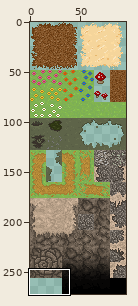
Sprite sheet, stored at pokeslend.gmx/background/images/TilesetBase.png. The first picture is a wide view before the edit; the outline marks the close-up.
Close-up. The starting point:
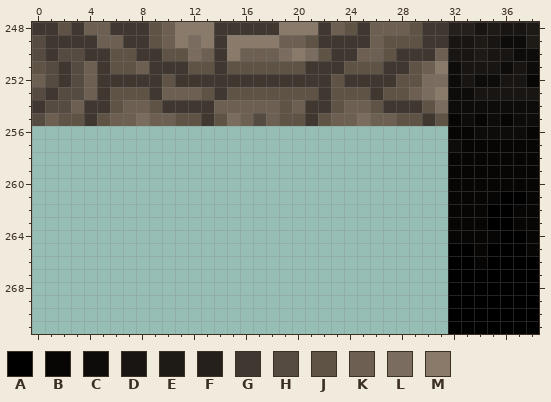
The file is 96x272 pixels. Colours within 5 levels of each other are drawn and written as one. Shown: x 0..38, y 248..271.
Palette (. is transparent): A #000000  B #070605  C #0e0c0b  D #181512  E #1e1b17  F #25201b  G #403830  H #564b40  J #5f5346  K #6d6053  L #7a6c5e  M #8a7a6a
Pixels before, first column x 0:
248 GGJGKKGGGJKMMMGGGGGMMMGKJGKKKJGGFFDEDDE
249 HGGGGKKGGJKMLMGMMMMKKJGGGGKJJJGGDDEDCCE
250 HGHHGGJJGGJJLKGMKKKLMLJGGKKJGGGKDDEDDCC
251 JHGHKGJJKGGGJJGJJJJJJGGGJJJGGJKMCDDDCDC
252 KHGHKGGGGGJGGGGGGGGGGGGJGGGGJJLLCDCCDDB
253 HGHHKGJJJGKKKJGJJJJJJJGJJJGJJKLMCCDDDDD
254 GHHKGGJKKJGGGGKKKKKJKGGJKKJGGGJLCCCCCCC
255 HKJJGJKKLKKJJGJLKHKJJGJKKLKKJJGJBCBCBCC
256 ................................BBCCCCB
257 ................................CBBBBBB
258 ................................BBBBBBB
259 ................................BBBBBBB
260 ................................BBBBBBB
261 ................................BBBBAAB
262 ................................BBBAABB
263 ................................BBBAABB
264 ................................BBBBAAB
265 ................................AABAAAB
266 ................................AABAAAA
267 ................................AAAAAAA
268 ................................AAAAAAA
269 ................................AAAAAAA
270 ................................AAAAAAA
271 ................................AAAAAAA
The same view after the edit:
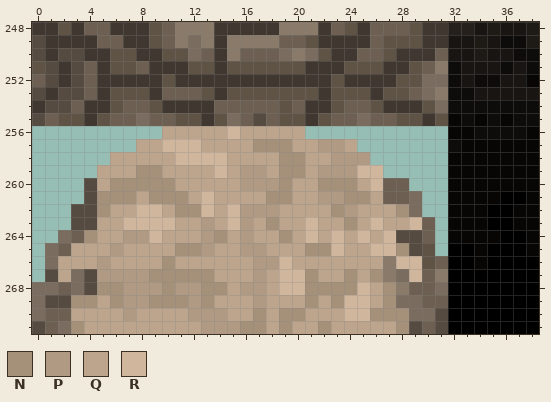
Colours new in this view: N #a5907a  P #b09a83  Q #bda58d  R #d0b69d
Edits made:
Changed rows in their new state; - is an unchanged pixel.
first column x 0:
256 ----------QQQQQRQQQQQ-----------
257 --------QQRRRQQQQNNNQQPPQ-------
258 ------QQQQQRRRRQQQQNNQQPPP------
259 -----QQQNNQQQQRQPPQNNQPPPRR-----
260 ----HQNNNNNQQQQQPPPNQQNNNQRKK---
261 ----HNNNQNNNQRQQQQNNQQPPNNQKKL--
262 ---HHNQQRRQNNRQRPPPQQQQNPQQQNL--
263 ---HHQQRRRRQQPQRPQNQQRQQNQRQQRK-
264 --LKNQQPPRQQQPNQPQQNQRQRQRQRHHK-
265 -LKQQQPQQQQNNPQQPPQQQNNRQQRRNHJ-
266 -LQQQPQQQQNQQQQQQPPRQQQQQQQMRRJK
267 -HQLHPPPPNNNNNQQQPQRRNQQNQNMLRKM
268 LLKLHNNPPPNPPNNQPPQRRNNNNRQNMKKL
269 LHHNNQNPPNNNPNQQQPQQQNQNRRQNLLKK
270 LKKQQQQPQQQQPPPQQNQNNQQQRRNNNLLH
271 HKLNQQQQQQQQQPPPNNQNQQNQQQQQNHKH
